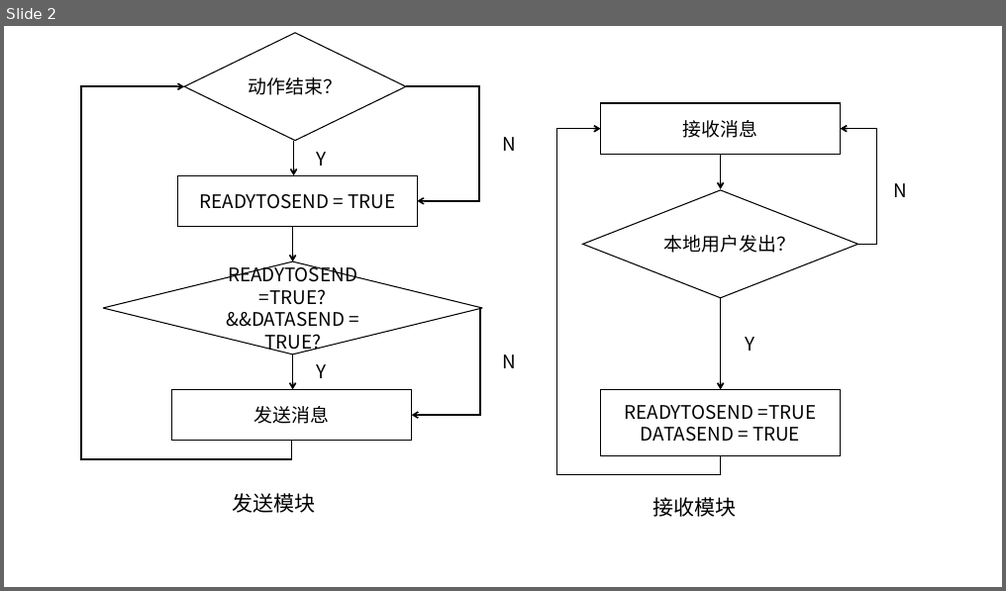
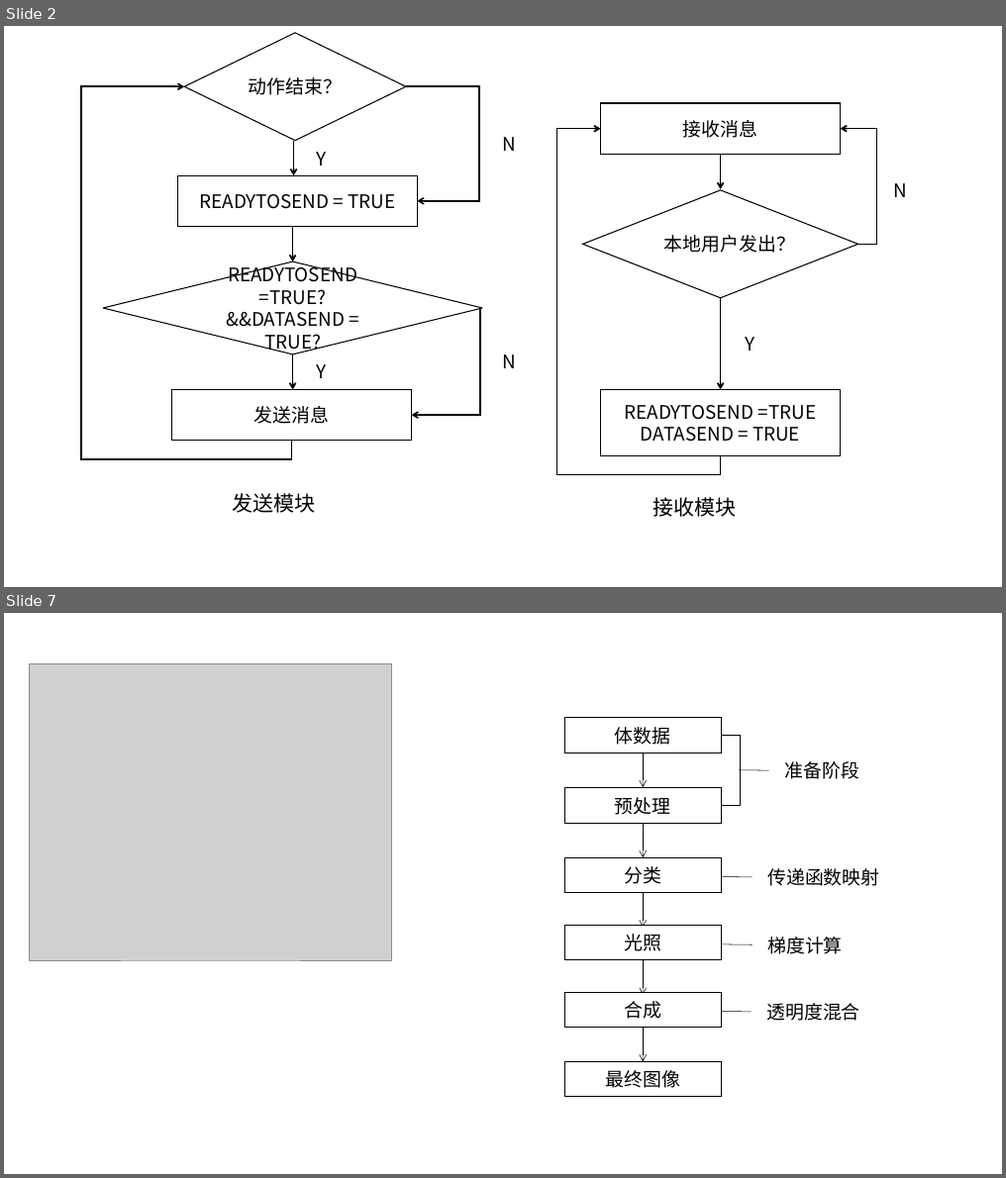
Before and after one commit to Ritchielambda/Paper, a slide deck: 研究生/论文图表.pptx. Shown one above the other, each under a label of ours: slide 2 before the commit, slides 2 and 7 after it; the slides between them are not shown. The pictures are 1006x591 and 1006x1178 pixels, drawn with LibreOffice and Linux fonts; fonts in the diff are those of the drawing; grey boxes stand for pictures. Boxes give left, top, right and bottom in pixels: in the first picture for what was removed or moved away, otherwise in the second. Text is boxed around its words. In the diff, an @@ line names an element or a change of style, - is before the commit and + after.

```diff
--- a/研究生/论文图表.pptx
+++ b/研究生/论文图表.pptx
@@ slide 7 added at <box>4,613,1002,1174</box>, background #FFFFFF @@
@@ picture added at <box>29,663,392,961</box> @@
@@ rectangle added at <box>564,718,721,753</box>, fill #FFFFFF, outline #000000 1 pt, 18 pt, text #000000 @@
+体数据
@@ arrow added from (644, 753) to (644, 787), #000000 0.5 pt @@
@@ elbow line added from (721, 806) to (722, 736), #000000 0.5 pt @@
@@ rectangle added at <box>564,788,721,823</box>, fill #FFFFFF, outline #000000 1 pt, 18 pt, text #000000 @@
+预处理
@@ line added from (740, 770) to (769, 770), #000000 0.5 pt @@
@@ text added at <box>784,761,859,779</box>, 18 pt, text #000000 @@
+准备阶段
@@ arrow added from (644, 823) to (644, 858), #000000 0.5 pt @@
@@ rectangle added at <box>564,858,721,893</box>, fill #FFFFFF, outline #000000 1 pt, 18 pt, text #000000 @@
+分类
@@ line added from (722, 877) to (751, 877), #000000 0.5 pt @@
@@ text added at <box>767,868,879,886</box>, 18 pt, text #000000 @@
+传递函数映射
@@ arrow added from (644, 893) to (644, 928), #000000 0.5 pt @@
@@ rectangle added at <box>564,925,721,960</box>, fill #FFFFFF, outline #000000 1 pt, 18 pt, text #000000 @@
+光照
@@ text added at <box>767,937,843,955</box>, 18 pt, text #000000 @@
+梯度计算
@@ arrow added from (644, 960) to (644, 995), #000000 0.5 pt @@
@@ line added from (722, 945) to (751, 945), #000000 0.5 pt @@
@@ rectangle added at <box>564,992,721,1028</box>, fill #FFFFFF, outline #000000 1 pt, 18 pt, text #000000 @@
+合成
@@ arrow added from (644, 1028) to (644, 1062), #000000 0.5 pt @@
@@ line added from (721, 1011) to (751, 1012), #000000 0.5 pt @@
@@ text added at <box>766,1003,859,1021</box>, 18 pt, text #000000 @@
+透明度混合
@@ rectangle added at <box>564,1062,721,1097</box>, fill #FFFFFF, outline #000000 1 pt, 18 pt, text #000000 @@
+最终图像
```
Also in this commit, not shown: 4 other slides added, 13 other files.
